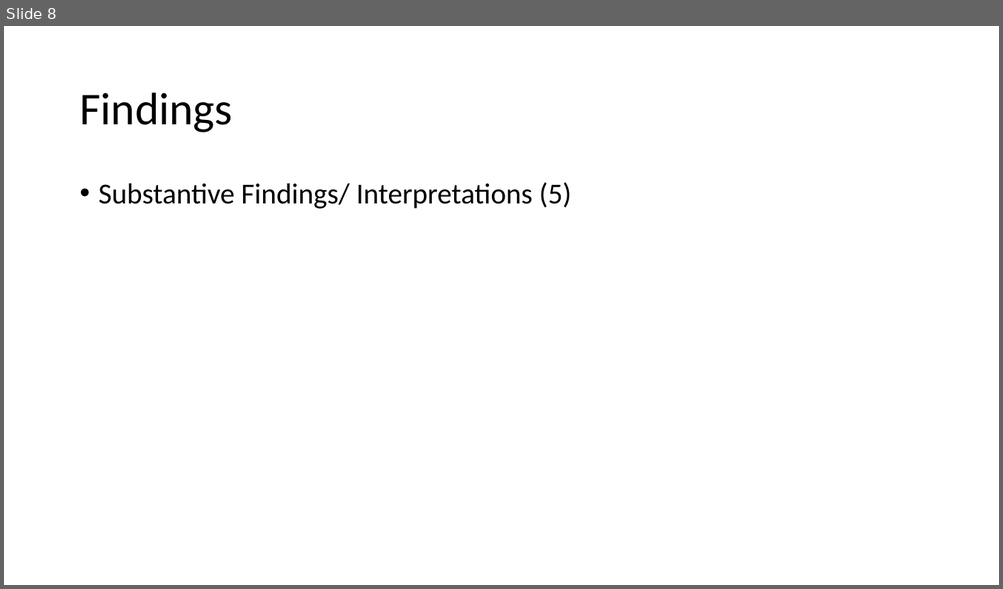
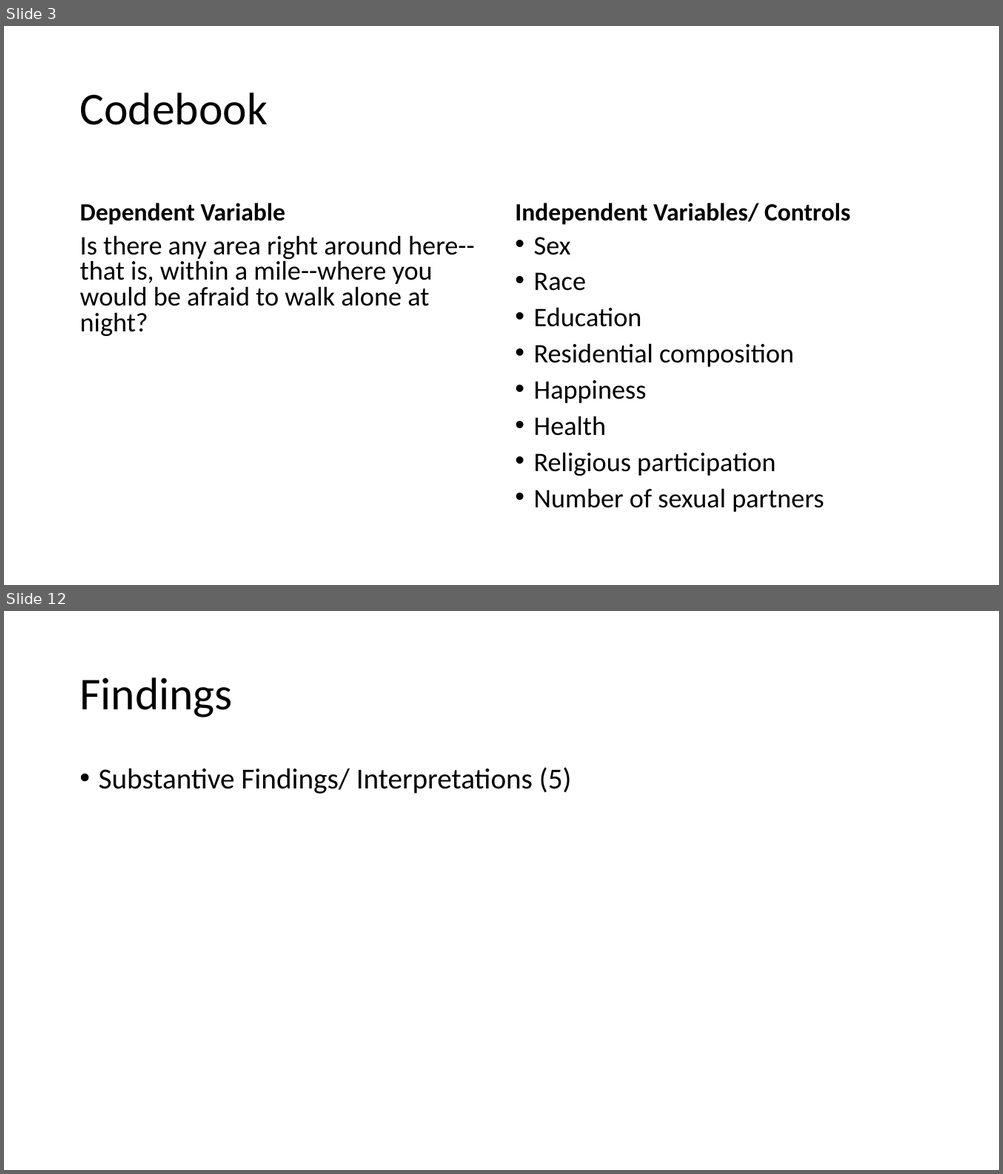
Before and after one commit to apedraza1234/socialfear, a slide deck: class_presentation.pptx. Shown one above the other, each under a label of ours: slide 8 before the commit, slides 3 and 12 after it; the slides between them are not shown. The pictures are 1003x589 and 1003x1174 pixels, drawn with LibreOffice and Linux fonts; fonts in the diff are those of the drawing. Boxes give left, top, right and bottom in pixels: in the first picture for what was removed or moved away, otherwise in the second. Text is boxed around its words. In the diff, an @@ line names an element or a change of style, - is before the commit and + after.

```diff
--- a/class_presentation.pptx
+++ b/class_presentation.pptx
@@ slide 3 added at (4,26,999,585), background #FFFFFF @@
@@ title added at (80,93,267,125), 44 pt, text #000000 @@
+Codebook
@@ text added at (80,203,285,225), 24 pt, text #000000, bold @@
+Dependent Variable
@@ text added at (515,203,850,225), 24 pt, text #000000, bold @@
+Independent Variables/ Controls
@@ text added at (80,235,474,337), 25.9 pt, text #000000 @@
+Is there any area right around here--that is, within a mile--where you would be afraid to walk alone at night?
@@ text added at (534,237,823,512), 25.9 pt, text #000000 @@
+• Sex
+• Race
+• Education
+• Residential composition
+• Happiness
+• Health
+• Religious participation
+• Number of sexual partners
@@ what was slide 8 is now slide 12 @@
```
Also in this commit, not shown: 3 slides changed, 7 other slides added, 4 slides removed, 4 other files.
